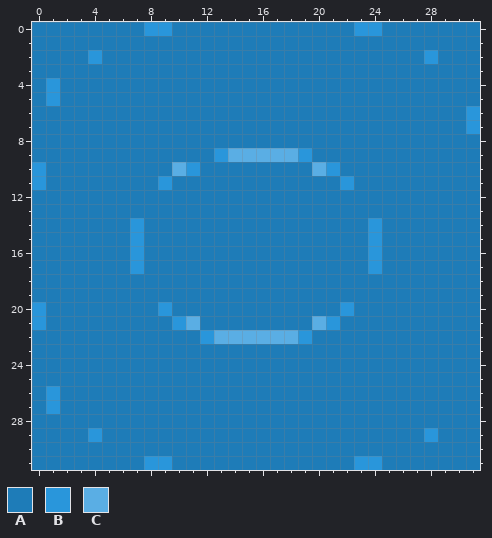
File history of a pixel-art sprite, assets/gridworld/gone.png. The first picture shows the starting point.
The file is 32x32 pixels.
Palette (. is transparent): A #1e7cb8  B #2996db  C #5aaee4
Pixels before, first column x 0:
 0 AAAAAAAABBAAAAAAAAAAAAABBAAAAAAA
 1 AAAAAAAAAAAAAAAAAAAAAAAAAAAAAAAA
 2 AAAABAAAAAAAAAAAAAAAAAAAAAAABAAA
 3 AAAAAAAAAAAAAAAAAAAAAAAAAAAAAAAA
 4 ABAAAAAAAAAAAAAAAAAAAAAAAAAAAAAA
 5 ABAAAAAAAAAAAAAAAAAAAAAAAAAAAAAA
 6 AAAAAAAAAAAAAAAAAAAAAAAAAAAAAAAB
 7 AAAAAAAAAAAAAAAAAAAAAAAAAAAAAAAB
 8 AAAAAAAAAAAAAAAAAAAAAAAAAAAAAAAA
 9 AAAAAAAAAAAAABCCCCCBAAAAAAAAAAAA
10 BAAAAAAAAACBAAAAAAAACBAAAAAAAAAA
11 BAAAAAAAABAAAAAAAAAAAABAAAAAAAAA
12 AAAAAAAAAAAAAAAAAAAAAAAAAAAAAAAA
13 AAAAAAAAAAAAAAAAAAAAAAAAAAAAAAAA
14 AAAAAAABAAAAAAAAAAAAAAAABAAAAAAA
15 AAAAAAABAAAAAAAAAAAAAAAABAAAAAAA
16 AAAAAAABAAAAAAAAAAAAAAAABAAAAAAA
17 AAAAAAABAAAAAAAAAAAAAAAABAAAAAAA
18 AAAAAAAAAAAAAAAAAAAAAAAAAAAAAAAA
19 AAAAAAAAAAAAAAAAAAAAAAAAAAAAAAAA
20 BAAAAAAAABAAAAAAAAAAAABAAAAAAAAA
21 BAAAAAAAAABCAAAAAAAACBAAAAAAAAAA
22 AAAAAAAAAAAABCCCCCCBAAAAAAAAAAAA
23 AAAAAAAAAAAAAAAAAAAAAAAAAAAAAAAA
24 AAAAAAAAAAAAAAAAAAAAAAAAAAAAAAAA
25 AAAAAAAAAAAAAAAAAAAAAAAAAAAAAAAA
26 ABAAAAAAAAAAAAAAAAAAAAAAAAAAAAAA
27 ABAAAAAAAAAAAAAAAAAAAAAAAAAAAAAA
28 AAAAAAAAAAAAAAAAAAAAAAAAAAAAAAAA
29 AAAABAAAAAAAAAAAAAAAAAAAAAAABAAA
30 AAAAAAAAAAAAAAAAAAAAAAAAAAAAAAAA
31 AAAAAAAABBAAAAAAAAAAAAABBAAAAAAA
New version:
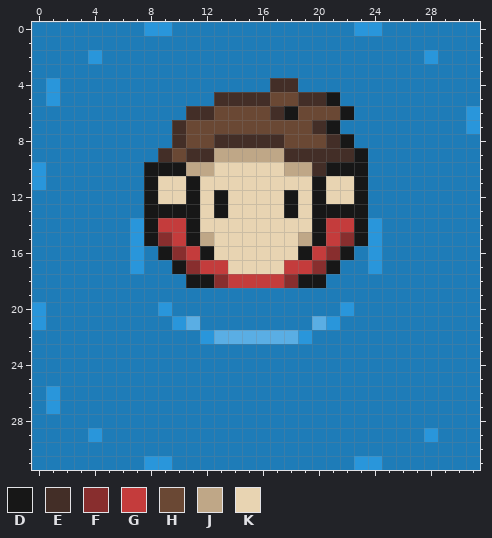
Colours new in this view: D #171717  E #432e27  F #882e2e  G #c43c3c  H #6a4834  J #bfa787  K #e8d4b2
The exact change:
y 4: x 17..18 AA -> EE
y 5: x 13..21 AAAAAAAAA -> EEEEHHEED
y 6: x 11..22 AAAAAAAAAAAA -> EEHHHHEDHHHD
y 7: x 10..21 AAAAAAAAAAAA -> EHHHHHHHHHED
y 8: x 10..22 AAAAAAAAAAAAA -> EHHEEEEEHHHED
y 9: x 9..23 AAAABCCCCCBAAAA -> EHEEJJJJJEEEEED
y 10: x 8..23 AACBAAAAAAAACBAA -> DDDJJKKKKKJJEDDD
y 11: x 8..23 ABAAAAAAAAAAAABA -> DKKDKKKKKKKKDKKD
y 12: x 8..23 AAAAAAAAAAAAAAAA -> DKKDKDKKKKDKDKKD
y 13: x 8..23 AAAAAAAAAAAAAAAA -> DDDDKDKKKKDKDDDD
y 14: x 8..23 AAAAAAAAAAAAAAAA -> DGGDKKKKKKKKDGGD
y 15: x 8..23 AAAAAAAAAAAAAAAA -> DFGDJKKKKKKJDGFD
y 16: x 9..22 AAAAAAAAAAAAAA -> DFGDKKKKKKDGFD
y 17: x 10..21 AAAAAAAAAAAA -> DFGGKKKKGGFD
y 18: x 11..20 AAAAAAAAAA -> DDFGGGGFDD
